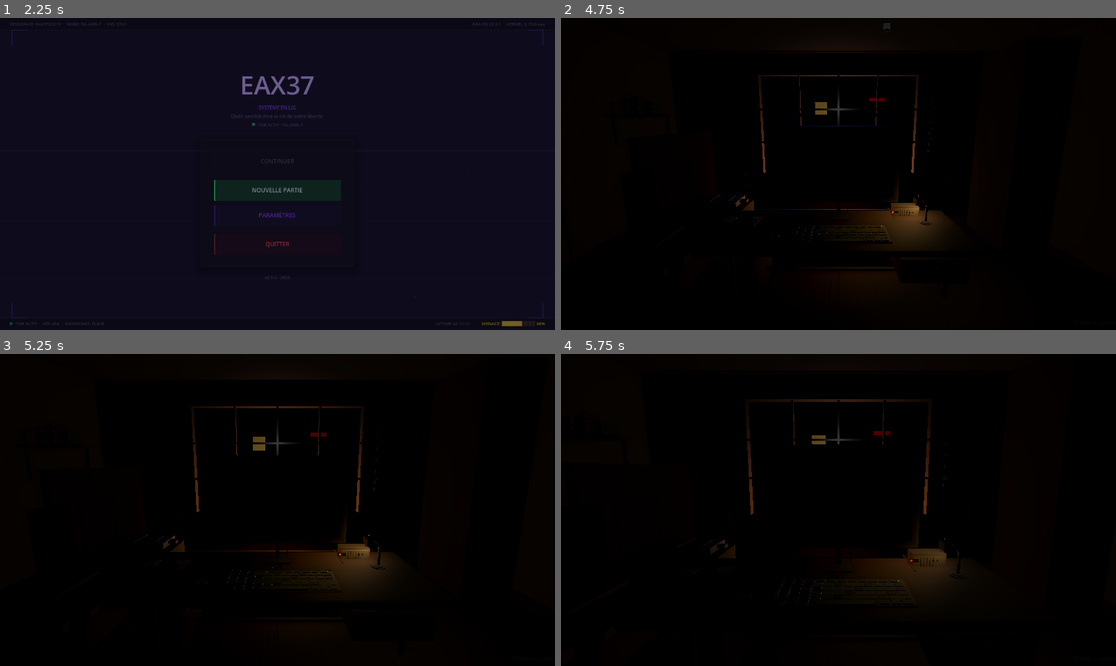
Above: before the commit, frames 1-4 (two rows, left to right).
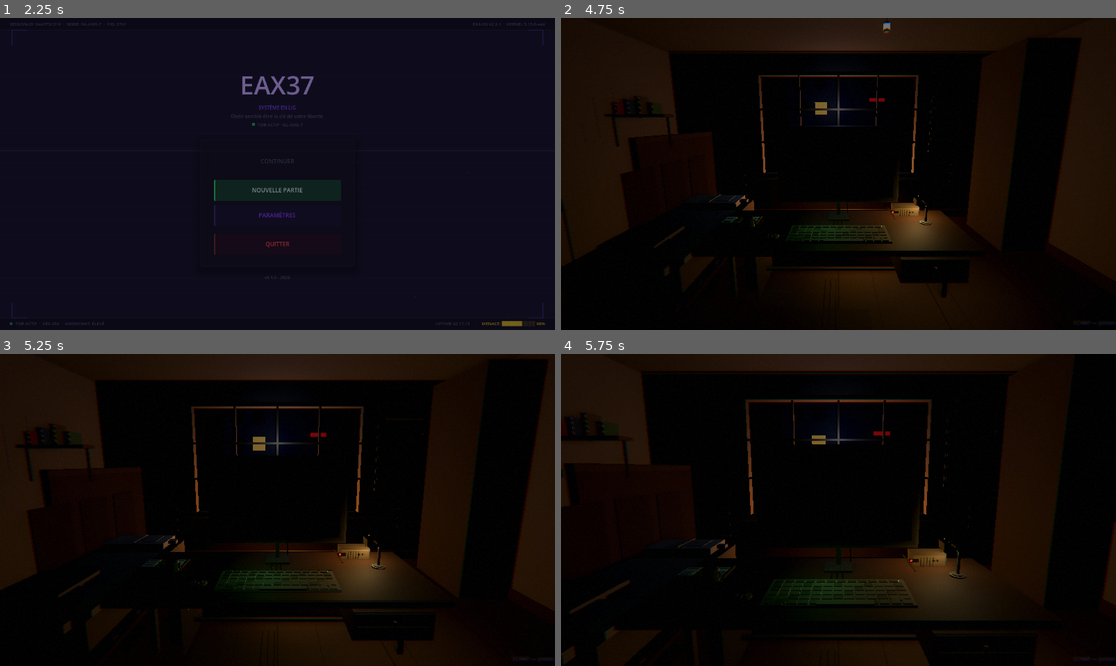
Above: after the commit, the same moments.

Repository: Nuzzload/eax37
Game: Godot game, scene res://ui/main_menu/MainMenu.tscn
Same seed, same stepped clock (60 frames per second), same inputs: the game is played once before the commit and once after it.
Inputs (mouse positions are in pixels of both pictures, inside the frame that each line leads up to):
- Up to frame 1 (2.25 s): tap Enter at 0.5 s; move the mouse to (399, 158) at 0.52 s; hold Up 0.53-1.25 s; tap C at 0.6 s; click (399, 158) at 0.67 s; tap Space at 1.25 s; drag from (166, 189) to (249, 236) at 1.27 s; click "NOUVELLE PARTIE" at 2 s
- Up to frame 2 (4.75 s): tap Enter at 2.75, 2.85, 4.25 s; move the mouse to (894, 105) at 2.77 s; hold Up 2.78-3.5 s; click (894, 105) at 2.92 s; tap C at 3.05, 4.55 s; tap Space at 3.5 s; drag from (810, 236) to (672, 127) at 3.52 s; move the mouse to (1005, 220) at 4.27 s; hold A from 4.28 s (still down); tap U at 4.35 s; click (1005, 220) at 4.42 s
- Up to frame 3 (5.25 s): release A at 5 s; drag from (111, 463) to (194, 432) at 5.02 s
- Up to frame 4 (5.75 s): no input

Frame 1 is identical in both runs. In frame 2, 20% of the frame differs, in the area x 0-100%, y 0-99%; in frame 3, 19%; in frame 4, 14%.

Commit message:
patch shaders + filesystem

Diff:
--- a/glitch_manager.gd
+++ b/glitch_manager.gd
@@ -5,5 +5,8 @@
 
 signal glitch_requested(intensity: float, duration: float)
 
+# True quand le joueur est en mode terminal (vue sur l'écran)
+var terminal_active := false
+
 func trigger(intensity: float = 1.0, duration: float = 0.6) -> void:
 	glitch_requested.emit(intensity, duration)
--- a/os/apps/terminal/terminal_text.gd
+++ b/os/apps/terminal/terminal_text.gd
@@ -105,7 +105,7 @@
 	var parts: Array = []
 	var node = current_dir
 	while node != null and node != root:
-		parts.insert(0, node.name)
+		parts.insert(0, node.node_name)
 		node = node.parent
 
 	var full_path = "/" + "/".join(parts)
@@ -500,7 +500,7 @@
 
 func cmd_cd(args: Array[String]):
 	if args.is_empty():
-		current_dir = GameFS.get_root()
+		current_dir = GameFS.get_home()
 		path_stack.clear()
 		return
 
@@ -558,7 +558,7 @@
 		if node == null or node.is_folder:
 			print_line("cat: %s: No such file or directory" % fname, "red")
 			continue
-		if fname == "shadow" and user != "root":
+		if node.node_name == "shadow" and user != "root":
 			print_line("cat: %s: Permission denied" % fname, "red")
 			continue
 		for line in node.get_content().split("\n"):
--- a/room_scene.gd
+++ b/room_scene.gd
@@ -58,6 +58,7 @@
 var window_cold_light: OmniLight3D
 var sun_light: DirectionalLight3D
 var screen_glow_light: OmniLight3D
+var pc_led_light: OmniLight3D
 var env_ref: Environment
 var is_day_mode := false
 var day_tween: Tween
@@ -82,9 +83,13 @@
 	_setup_camera()
 	_build_crt_overlay()
 	_build_vignette()
+	_build_chromatic_aberration()
+	_build_film_grain()
 	Input.mouse_mode = Input.MOUSE_MODE_CONFINED
 	_start_flicker.call_deferred()
 	_start_street_lamp_flicker.call_deferred()
+	_start_pc_led_pulse.call_deferred()
+	_start_ambient_breath.call_deferred()
 
 
 func _notification(what: int):
@@ -137,9 +142,9 @@
 	env.ssil_intensity = 1.0
 
 	env.adjustment_enabled    = true
-	env.adjustment_brightness = 0.95
-	env.adjustment_contrast   = 1.20
-	env.adjustment_saturation = 0.72
+	env.adjustment_brightness = 1.05
+	env.adjustment_contrast   = 1.08
+	env.adjustment_saturation = 0.78
 
 	env_ref = env
 	var we := WorldEnvironment.new()
@@ -878,9 +883,14 @@
 		Vector3(0.88, 0.95, -0.24), COL_BULB, 1.6, 1.8
 	)
 	_add_omni_light(Vector3(0.5, 2.73, -0.5), COL_BULB, 0.06, 2.0)
-	screen_glow_light = _add_omni_light(Vector3(0, 1.35, 0.18), Color(0.20, 0.85, 0.40), 0.15, 0.85)
+	# Screen glow étendu pour couvrir tout le bureau (gauche inclus)
+	screen_glow_light = _add_omni_light(Vector3(-0.1, 1.05, 0.10), Color(0.18, 0.82, 0.38), 0.28, 1.55)
+	# LED rouge power indicator (moniteur)
 	_add_omni_light(Vector3(0.60, 0.826, -0.30), Color(0.8, 0.05, 0.02), 0.04, 0.25)
+	# Ambiance lampadaire sol
 	_add_omni_light(Vector3(0.0, 0.02, -1.5), COL_STREET_LAMP, 0.18, 2.2)
+	# LED verte tour PC — éclaire légèrement le côté gauche du bureau
+	pc_led_light = _add_omni_light(Vector3(-0.81, 0.42, -0.06), Color(0.0, 0.92, 0.22), 0.06, 0.55)
 
 	sun_light = DirectionalLight3D.new()
 	sun_light.light_color  = Color(1.0, 0.96, 0.85)
@@ -954,14 +964,14 @@
 	ctrl.mouse_filter = Control.MOUSE_FILTER_IGNORE
 	cl.add_child(ctrl)
 
-	# Shader de vignette radiale progressive
+	# Shader de vignette radiale douce (inspiré Mouthwashing / Encryption)
 	var shader := Shader.new()
 	shader.code = """
 shader_type canvas_item;
 
-uniform float strength : hint_range(0.0, 2.0) = 0.88;
-uniform float inner_radius : hint_range(0.0, 1.0) = 0.28;
-uniform float smoothness : hint_range(0.0, 1.0) = 0.72;
+uniform float strength : hint_range(0.0, 2.0) = 0.55;
+uniform float inner_radius : hint_range(0.0, 1.0) = 0.45;
+uniform float smoothness : hint_range(0.0, 1.0) = 0.52;
 uniform float aspect : hint_range(0.5, 2.5) = 1.778;
 
 void fragment() {
@@ -1113,6 +1123,7 @@
 
 func _toggle_terminal_view():
 	is_at_terminal = !is_at_terminal
+	GlitchManager.terminal_active = is_at_terminal
 	if tween: tween.kill()
 	tween = create_tween()
 	tween.set_ease(Tween.EASE_IN_OUT)
@@ -1120,10 +1131,11 @@
 	tween.set_parallel(true)
 
 	if is_at_terminal:
-		tween.tween_property(camera, "position", CAM_TERMINAL_POS, 0.6)
-		tween.tween_property(camera, "rotation_degrees", CAM_TERMINAL_ROT, 0.6)
+		tween.tween_property(camera, "position", CAM_TERMINAL_POS, 0.7)
+		tween.tween_property(camera, "rotation_degrees", CAM_TERMINAL_ROT, 0.7)
 		if vignette_cr:
-			tween.tween_property(vignette_cr, "modulate:a", 0.0, 0.4)
+			# On garde une vignette subtile en mode terminal (cadre cinématique)
+			tween.tween_property(vignette_cr, "modulate:a", 0.18, 0.6)
 		tween.chain().tween_callback(func():
 			sub_viewport.handle_input_locally = true
 			sub_viewport.gui_disable_input = false
@@ -1136,10 +1148,10 @@
 		sub_viewport.gui_disable_input = true
 		Input.mouse_mode = Input.MOUSE_MODE_CONFINED
 		os_cursor = null
-		tween.tween_property(camera, "position", CAM_FREE_POS, 0.6)
-		tween.tween_property(camera, "rotation_degrees", CAM_FREE_ROT, 0.6)
+		tween.tween_property(camera, "position", CAM_FREE_POS, 0.7)
+		tween.tween_property(camera, "rotation_degrees", CAM_FREE_ROT, 0.7)
 		if vignette_cr:
-			tween.tween_property(vignette_cr, "modulate:a", 1.0, 0.5)
+			tween.tween_property(vignette_cr, "modulate:a", 1.0, 0.6)
 
 
 # ─── CURSEUR OS ──────────────────────────────────────────────────────────────
@@ -1183,7 +1195,7 @@
 		line.mouse_filter = Control.MOUSE_FILTER_IGNORE
 		line.size = Vector2(vp.x, 1.0)
 		line.position = Vector2(0.0, idx * spacing)
-		line.color = Color(0.0, 0.0, 0.0, 0.055)
+		line.color = Color(0.0, 0.0, 0.0, 0.022)
 		scanline_root.add_child(line)
 		idx += 1
 
@@ -1225,8 +1237,108 @@
 		await get_tree().create_timer(randf_range(0.0, 0.2)).timeout
 
 
+# ─── ABERRATION CHROMATIQUE ──────────────────────────────────────────────────
+# Légère séparation RGB aux bords — style Mouthwashing / Encryption
+func _build_chromatic_aberration() -> void:
+	var cl := CanvasLayer.new()
+	cl.layer = 11
+	add_child(cl)
+
+	var cr := ColorRect.new()
+	cr.mouse_filter = Control.MOUSE_FILTER_IGNORE
+	cr.set_anchors_preset(Control.PRESET_FULL_RECT)
+
+	var shader := Shader.new()
+	shader.code = """
+shader_type canvas_item;
+uniform sampler2D SCREEN_TEXTURE : hint_screen_texture, filter_linear_mipmap;
+uniform float aberration : hint_range(0.0, 0.02) = 0.0032;
+
+void fragment() {
+	vec2 dir = normalize(UV - vec2(0.5)) * aberration;
+	float dist = length(UV - vec2(0.5)) * 2.0;
+	float strength = smoothstep(0.25, 1.0, dist);
+	float r = texture(SCREEN_TEXTURE, UV + dir * strength).r;
+	float g = texture(SCREEN_TEXTURE, UV).g;
+	float b = texture(SCREEN_TEXTURE, UV - dir * strength).b;
+	COLOR = vec4(r, g, b, texture(SCREEN_TEXTURE, UV).a);
+}
+"""
+	var mat := ShaderMaterial.new()
+	mat.shader = shader
+	cr.material = mat
+	cl.add_child(cr)
+
+
+# ─── LED TOUR PC — PULSATION ─────────────────────────────────────────────────
+func _start_pc_led_pulse() -> void:
+	while is_inside_tree():
+		# Pause longue entre battements
+		await get_tree().create_timer(randf_range(1.8, 4.2)).timeout
+		if not pc_led_light: break
+		# Double-blink (heartbeat)
+		for _i in range(2):
+			var tw := create_tween()
+			tw.tween_property(pc_led_light, "light_energy", 0.18, 0.08)
+			await tw.finished
+			tw = create_tween()
+			tw.tween_property(pc_led_light, "light_energy", 0.04, 0.18)
+			await tw.finished
+			await get_tree().create_timer(0.12).timeout
+
+
+# ─── RESPIRATION AMBIANTE ────────────────────────────────────────────────────
+# Légère pulsation de la lumière ambiante — donne une impression de salle vivante
+func _start_ambient_breath() -> void:
+	while is_inside_tree():
+		if env_ref:
+			var tw := create_tween()
+			tw.set_trans(Tween.TRANS_SINE).set_ease(Tween.EASE_IN_OUT)
+			tw.tween_method(func(v: float): env_ref.ambient_light_energy = v, 1.05, 1.12, 3.2)
+			await tw.finished
+			tw = create_tween()
+			tw.set_trans(Tween.TRANS_SINE).set_ease(Tween.EASE_IN_OUT)
+			tw.tween_method(func(v: float): env_ref.ambient_light_energy = v, 1.12, 1.05, 4.0)
+			await tw.finished
+		else:
+			await get_tree().create_timer(2.0).timeout
+
+
+# ─── GRAIN CINÉMATIQUE ────────────────────────────────────────────────────────
+func _build_film_grain() -> void:
+	var cl := CanvasLayer.new()
+	cl.layer = 12          # au-dessus de la vignette (10), sous le glitch (128)
+	add_child(cl)
+
+	var cr := ColorRect.new()
+	cr.mouse_filter = Control.MOUSE_FILTER_IGNORE
+	cr.set_anchors_preset(Control.PRESET_FULL_RECT)
+
+	var shader := Shader.new()
+	shader.code = """
+shader_type canvas_item;
+
+uniform float strength : hint_range(0.0, 0.15) = 0.042;
+
+void fragment() {
+	// Bruit pseudo-aléatoire animé — grain pellicule
+	vec2 uv = FRAGCOORD.xy;
+	float t = TIME * 23.7;
+	float n = fract(sin(dot(uv + t, vec2(12.9898, 78.233))) * 43758.5453);
+	// Légère teinte chaude (Mouthwashing)
+	vec3 grain_col = mix(vec3(n), vec3(n * 1.05, n * 0.95, n * 0.88), 0.35);
+	float alpha = (n - 0.5) * strength;
+	COLOR = vec4(grain_col, alpha);
+}
+"""
+	var mat := ShaderMaterial.new()
+	mat.shader = shader
+	cr.material = mat
+	cl.add_child(cr)
+
+
 # ─── HELPERS MESH ─────────────────────────────────────────────────────────────
-func _make_box(pos: Vector3, size: Vector3, color: Color, emissive: bool = false) -> MeshInstance3D:
+func _make_box(pos: Vector3, size: Vector3, color: Color, emissive: bool = false, roughness: float = 0.82, metallic: float = 0.0) -> MeshInstance3D:
 	var mi   := MeshInstance3D.new()
 	var mesh := BoxMesh.new()
 	mesh.size = size
@@ -1234,6 +1346,9 @@
 	mi.position = pos
 	var mat := StandardMaterial3D.new()
 	mat.albedo_color = color
+	mat.roughness = roughness
+	mat.metallic  = metallic
+	mat.metallic_specular = 0.25
 	if emissive:
 		mat.emission_enabled = true
 		mat.emission = color
@@ -1243,7 +1358,7 @@
 	return mi
 
 
-func _make_box_rot(pos: Vector3, size: Vector3, color: Color, rot_deg: Vector3, emissive: bool = false) -> MeshInstance3D:
+func _make_box_rot(pos: Vector3, size: Vector3, color: Color, rot_deg: Vector3, emissive: bool = false, roughness: float = 0.82, metallic: float = 0.0) -> MeshInstance3D:
 	var mi   := MeshInstance3D.new()
 	var mesh := BoxMesh.new()
 	mesh.size = size
@@ -1252,6 +1367,9 @@
 	mi.rotation_degrees = rot_deg
 	var mat := StandardMaterial3D.new()
 	mat.albedo_color = color
+	mat.roughness = roughness
+	mat.metallic  = metallic
+	mat.metallic_specular = 0.25
 	if emissive:
 		mat.emission_enabled = true
 		mat.emission = color
@@ -1272,7 +1390,7 @@
 	return mi
 
 
-func _make_cylinder(pos: Vector3, radius: float, height: float, color: Color, emissive: bool = false) -> MeshInstance3D:
+func _make_cylinder(pos: Vector3, radius: float, height: float, color: Color, emissive: bool = false, roughness: float = 0.65, metallic: float = 0.35) -> MeshInstance3D:
 	var mi   := MeshInstance3D.new()
 	var mesh := CylinderMesh.new()
 	mesh.top_radius    = radius
@@ -1282,6 +1400,9 @@
 	mi.position = pos
 	var mat := StandardMaterial3D.new()
 	mat.albedo_color = color
+	mat.roughness = roughness
+	mat.metallic  = metallic
+	mat.metallic_specular = 0.4
 	if emissive:
 		mat.emission_enabled = true
 		mat.emission = color
--- a/screen_glitch.gd
+++ b/screen_glitch.gd
@@ -15,6 +15,9 @@
 
 
 func _on_glitch_requested(intensity: float, duration: float) -> void:
+	# Ne pas afficher le glitch quand le joueur est sur l'écran
+	if GlitchManager.terminal_active:
+		return
 	_run_glitch(intensity, duration)
 
 
Not shown, added: assets/filesystem/home/hacker/.config/cipher/config.json
Not shown, added: assets/filesystem/home/hacker/tools/exploit_notes.txt
Not shown, added: assets/filesystem/home/hacker/tools/nmap_results.txt
Not shown, added: assets/filesystem/etc/hostname
Not shown, added: assets/filesystem/etc/passwd
Not shown, added: assets/filesystem/etc/shadow
Not shown, added: assets/filesystem/home/hacker/.bash_history
Not shown, added: assets/filesystem/home/hacker/.bashrc
Not shown, added: assets/filesystem/home/hacker/projects/keylogger.py
Not shown, added: assets/filesystem/home/hacker/projects/scan.sh
Not shown, added: assets/filesystem/var/log/auth.log
Not shown, added: assets/filesystem/var/log/syslog
